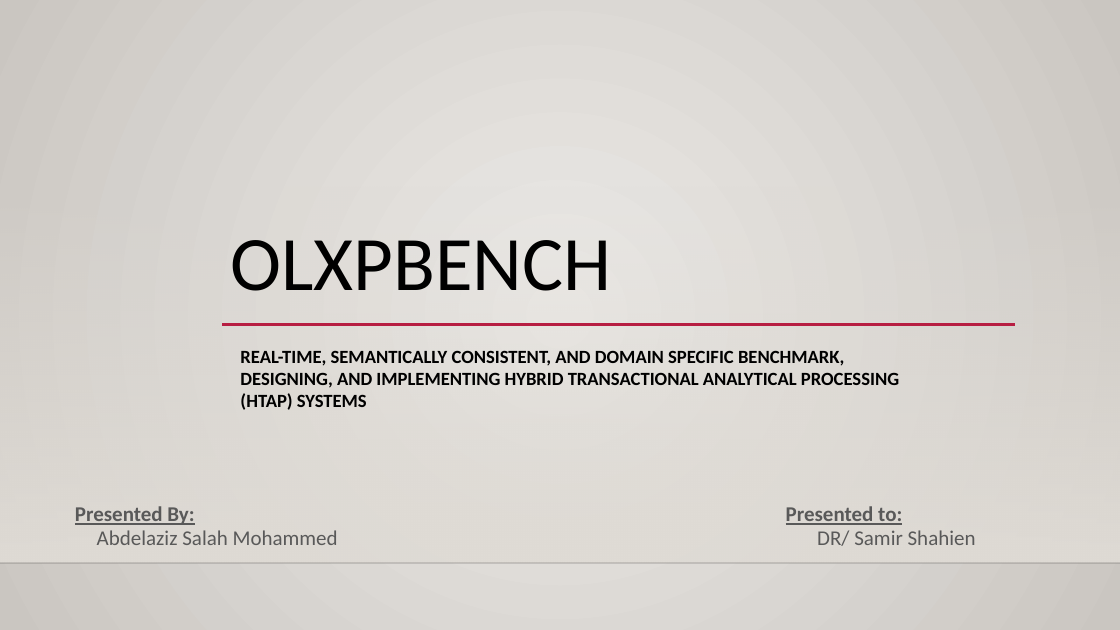
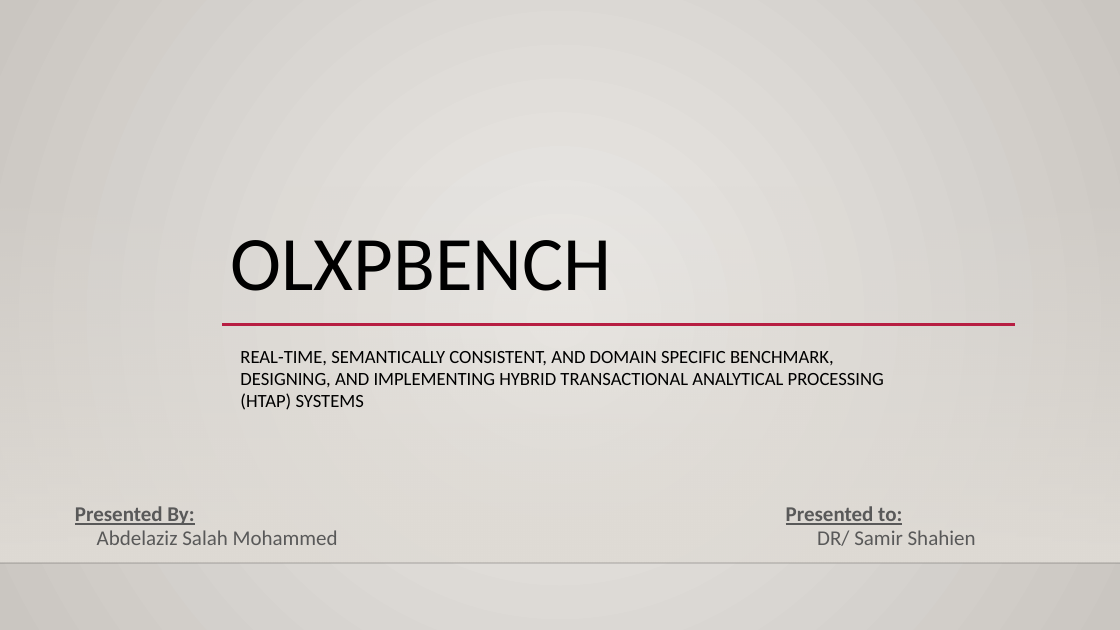
Before and after one commit to abdelazizSalah/Fourth-Year-collage, a slide deck: slide 1 of First_Semester/consultation/BenchmarkAssignment/OLxPBenchPresentation.pptx. Drawn at 1120x630 pixels with LibreOffice and Linux fonts; fonts in the diff are those of the drawing; background and template pictures are left out. Boxes give left, top, right and bottom in pixels: in the first picture for what was removed or moved away, otherwise in the second. Text is boxed around its words. In the diff, an @@ line names an element or a change of style, - is before the commit and + after.

```diff
--- a/First_Semester/consultation/BenchmarkAssignment/OLxPBenchPresentation.pptx
+++ b/First_Semester/consultation/BenchmarkAssignment/OLxPBenchPresentation.pptx
@@ subtitle "REAL-TIME, SEMANTICALLY CONSISTENT, AND DOMAIN ..." at (240,351,884,410): bold off @@
```
Also in this commit, not shown: 1 other slide changed, 1 slide added.
